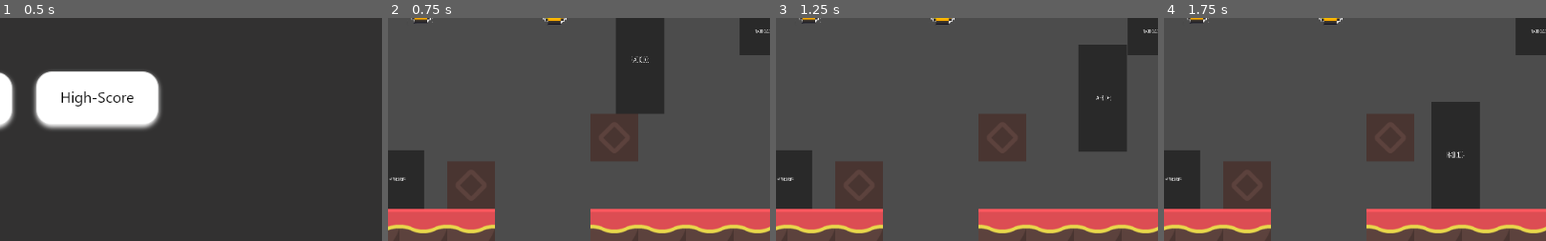
Above: before the commit, frames 1-4 (left to right).
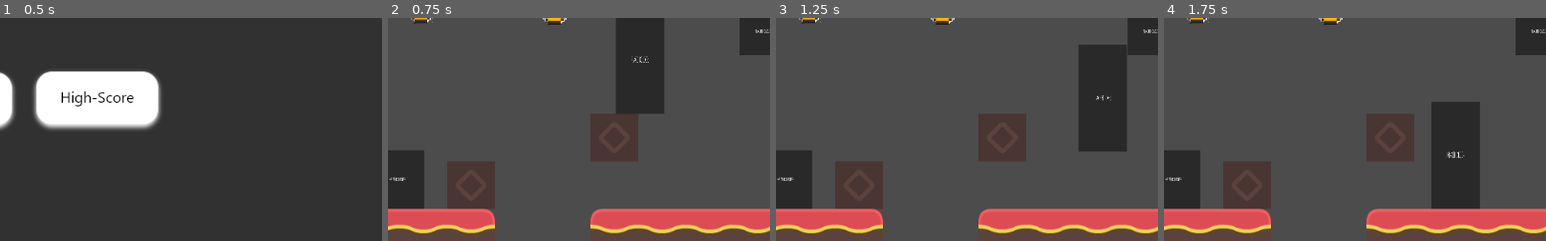
Above: after the commit, the same moments.

Repository: INF19IT2/2d-Jump-n-Run-SE
Game: Godot game, scene res://Scenes/MainScene/MainScene.tscn
Two runs of this game, one before a commit and one after it. Both use one fixed random seed, a clock stepped at 60 frames per second and the inputs below. The engine's default icon, where the game draws it, is replaced by a stand-in: a white triangle on a blue panel in a dark square.
Inputs (mouse positions are % of the whole screen's width and height, from its top left):
- Up to frame 1 (0.5 s): no input
- Up to frame 2 (0.75 s): click (42, 61) at 0.5 s
- Up to frame 3 (1.25 s): no input
- Up to frame 4 (1.75 s): tap Enter (shoot) at 1.25 s; hold D (move_right) from 1.28 s (still down); hold Shift (running) from 1.28 s (still down); tap W (move_up) at 1.52 s
The pictures show only the part of the screen within x 48-98%, y 43-93%; the shares and areas given below are measured in that part.

Frame 1 is identical in both runs. In frame 2, 0.2% of the frame differs, in the area x 20-61%, y 85-97%; in frame 3, 0.2%; in frame 4, 0.2%.

Commit message:
Changed the floor elements

Diff:
--- a/2d-Jump-n-Run-SE/Scenes/First_Level/First_Level.tscn
+++ b/2d-Jump-n-Run-SE/Scenes/First_Level/First_Level.tscn
@@ -20,7 +20,7 @@
 [node name="TileMap" type="TileMap" parent="CanvasLayer"]
 tile_set = ExtResource( 1 )
 format = 1
-tile_data = PoolIntArray( 65535, 0, 0, 21, 0, 0, 131071, 0,  …(286 unchanged characters)…  0, 458773, 0, 0, 589823, 0, 0, 524288, 25, 0, 524289, 25, 0, 524290, 24, 0, 524291, 22, 0, 524292, 0, 0, 524293, 0, 0, 524294, 23, 0, 524295, 25, 0, 524296, 25, 0, 524297, 25, 0, 524300, 25, 0, 524301, 25, 0, 524302, 25, 0, 524303, 25, 0, 524304, 25, 0, 524305, 25, 0, 524306, 25, 0, 524307, 25, 0, 524308, 25, 0, 524309, 0, 0, 655359 …(288 unchanged characters)…
+tile_data = PoolIntArray( 65535, 0, 0, 21, 0, 0, 131071, 0,  …(286 unchanged characters)…  0, 458773, 0, 0, 589823, 0, 0, 524288, 3, 0, 524289, 3, 0, 524290, 3, 0, 524291, 22, 0, 524292, 0, 0, 524293, 0, 0, 524294, 23, 0, 524295, 3, 0, 524296, 3, 0, 524297, 4, 0, 524300, 2, 0, 524301, 3, 0, 524302, 3, 0, 524303, 3, 0, 524304, 3, 0, 524305, 3, 0, 524306, 3, 0, 524307, 3, 0, 524308, 25, 0, 524309, 0, 0, 655359 …(288 unchanged characters)…
 
 [node name="Player" parent="CanvasLayer" instance=ExtResource( 3 )]
 position = Vector2( 155, 286 )
